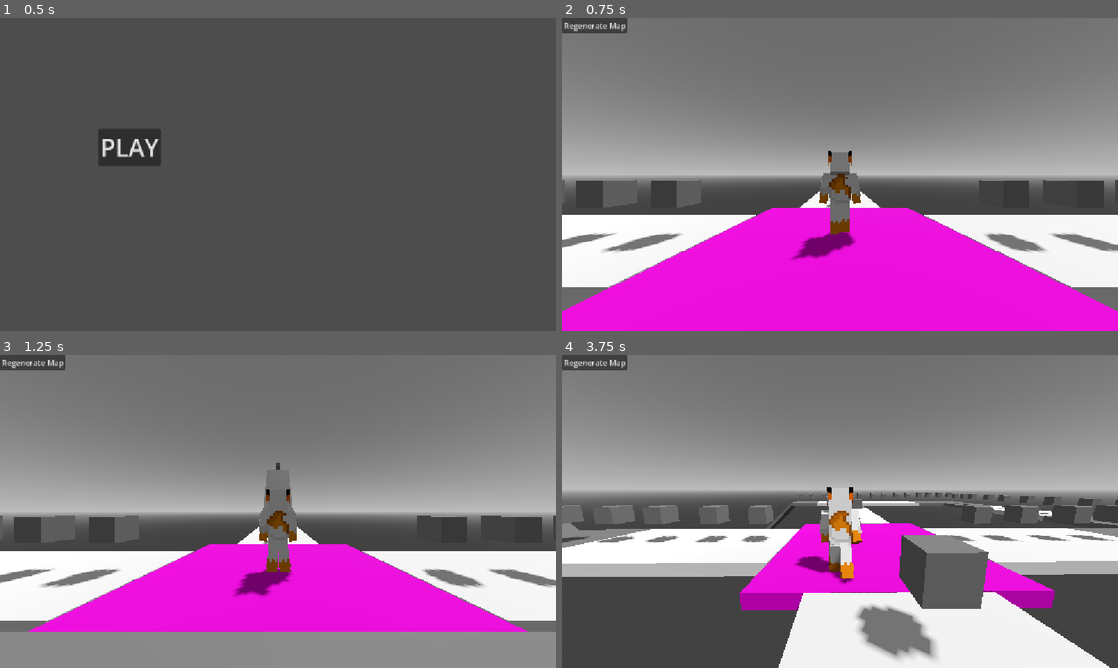
Above: before the commit, frames 1-4 (two rows, left to right).
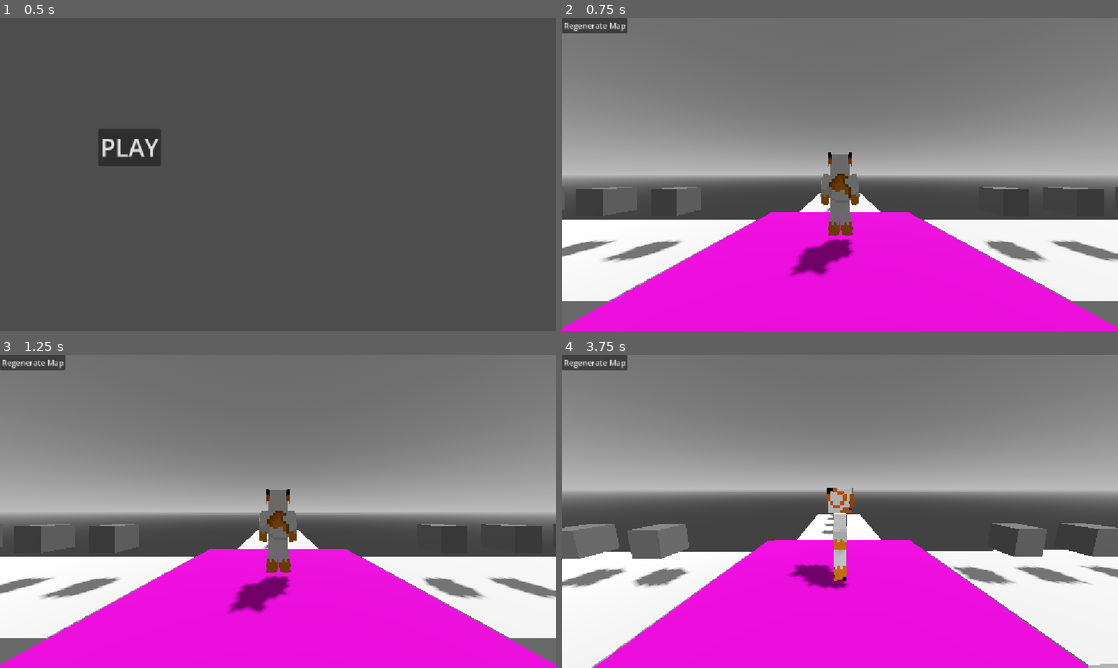
Above: after the commit, the same moments.

Repository: RayTK09/NullscapeFadingWorld
Game: Godot game, scene res://scenes/menu.tscn
Two runs of this game, one before a commit and one after it. Both use one fixed random seed, a clock stepped at 60 frames per second and the inputs below.
Inputs (mouse positions are in pixels of both pictures, inside the frame that each line leads up to):
- Up to frame 1 (0.5 s): no input
- Up to frame 2 (0.75 s): click "PLAY" at 0.5 s
- Up to frame 3 (1.25 s): no input
- Up to frame 4 (3.75 s): click "Regenerate Map" at 1.25 s; tap Enter at 2 s; move the mouse to (962, 495) at 2.02 s; hold D (Right) 2.03-2.78 s; tap N (unlock Mouse) at 2.1 s; click (962, 495) at 2.17 s; tap Space (Jump) at 2.27, 3.02 s; move the mouse to (812, 511) at 2.77 s; hold W (Forward) from 2.78 s (still down); tap Mouse wheel up (zoomIn) at 2.85 s; move the mouse to (851, 505) at 3.52 s; tap Mouse wheel down (zoomOut) at 3.6 s

Frame 1 is identical in both runs. In frame 2, 9.0% of the frame differs, in the area x 0-100%, y 42-100%; in frame 3, 21%; in frame 4, 43%.
Error before the commit: Invalid access to property or key 'process_frame' on a base object of type 'null instance'. (res://scripts/tileScripts/Tile.gd:17)

Commit message:
attempt at adding a tile with multiple connectors

Diff:
--- a/scenes/Tiles/corner_tile_left.tscn
+++ b/scenes/Tiles/corner_tile_left.tscn
@@ -2,6 +2,7 @@
 
 [ext_resource type="Script" uid="uid://82dqv0nxwmix" path="res://scripts/tileScripts/Tile.gd" id="1_kwor3"]
 [ext_resource type="PackedScene" uid="uid://cadmlxx4t8pmk" path="res://scenes/gifts.tscn" id="2_k37gc"]
+[ext_resource type="Script" uid="uid://dj48ufyectjos" path="res://scripts/tileScripts/connectorNode.gd" id="3_clc6f"]
 
 [sub_resource type="BoxShape3D" id="BoxShape3D_k37gc"]
 size = Vector3(2, 1, 1)
@@ -11,6 +12,7 @@
 
 [node name="cornerTileLeft" type="Marker3D" unique_id=415194363]
 script = ExtResource("1_kwor3")
+giftAmount = 7
 
 [node name="control" type="Node3D" parent="." unique_id=1512163282]
 transform = Transform3D(1, 0, 0, 0, 1, 0, 0, 0, 1, 1.52, 0, 0)
@@ -72,5 +74,8 @@
 [node name="gifts7" parent="control/tileGifts" unique_id=1353893875 instance=ExtResource("2_k37gc")]
 transform = Transform3D(0.33333334, 0, 0, 0, 3.3333333, 0, 0, 0, 0.33333334, 1, 3.333, -1.2663332)
 
-[node name="connectorNodeEnd" type="Marker3D" parent="control" unique_id=632943027]
+[node name="connectors" type="Node3D" parent="control" unique_id=2020960232]
+
+[node name="connectorNodeEnd" type="Marker3D" parent="control/connectors" unique_id=632943027]
 transform = Transform3D(-1.3113416e-07, 0, 1, 0, 1, 0, -3, 0, -4.371139e-08, 3.0000005, 0, -4.5)
+script = ExtResource("3_clc6f")
--- a/scenes/Tiles/corner_tile_right.tscn
+++ b/scenes/Tiles/corner_tile_right.tscn
@@ -2,6 +2,7 @@
 
 [ext_resource type="Script" uid="uid://82dqv0nxwmix" path="res://scripts/tileScripts/Tile.gd" id="1_pxwkv"]
 [ext_resource type="PackedScene" uid="uid://cadmlxx4t8pmk" path="res://scenes/gifts.tscn" id="2_v8bcu"]
+[ext_resource type="Script" uid="uid://dj48ufyectjos" path="res://scripts/tileScripts/connectorNode.gd" id="3_6eaxh"]
 
 [sub_resource type="BoxMesh" id="BoxMesh_w4ehi"]
 size = Vector3(2, 1, 1)
@@ -17,6 +18,7 @@
 
 [node name="cornerTileRight" type="Marker3D" unique_id=1958814681]
 script = ExtResource("1_pxwkv")
+giftAmount = 7
 
 [node name="control" type="Node3D" parent="." unique_id=1113723773]
 transform = Transform3D(1, 0, 0, 0, 1, 0, 0, 0, 1, 1.52, 0, 0)
@@ -78,5 +80,8 @@
 [node name="gifts7" parent="control/tileGifts" unique_id=1186003208 instance=ExtResource("2_v8bcu")]
 transform = Transform3D(0.33333334, 0, 0, 0, 3.3333333, 0, 0, 0, 0.33333334, 1, 3.3333333, 1.3000002)
 
-[node name="connectorNodeEnd" type="Marker3D" parent="control" unique_id=1415715723]
+[node name="connectors" type="Node3D" parent="control" unique_id=1673980435]
+
+[node name="connectorNodeEnd" type="Marker3D" parent="control/connectors" unique_id=1415715723]
 transform = Transform3D(-1.3113416e-07, 0, -1, 0, 1, 0, 3, 0, -4.371139e-08, 2.9999995, 0, 4.5)
+script = ExtResource("3_6eaxh")
--- /dev/null
+++ b/scenes/Tiles/plus.tscn
@@ -0,0 +1,51 @@
+[gd_scene format=3 uid="uid://dp8scnhmie28v"]
+
+[ext_resource type="Script" uid="uid://82dqv0nxwmix" path="res://scripts/tileScripts/Tile.gd" id="1_c3dul"]
+[ext_resource type="PackedScene" uid="uid://vbc8ilx2wh25" path="res://assets/plusTile.gltf" id="2_lrsl3"]
+[ext_resource type="Script" uid="uid://dj48ufyectjos" path="res://scripts/tileScripts/connectorNode.gd" id="3_lrsl3"]
+
+[sub_resource type="BoxShape3D" id="BoxShape3D_2qw5g"]
+size = Vector3(9.005154, 0.31346893, 3.001576)
+
+[node name="plus" type="Marker3D" unique_id=1899228530]
+script = ExtResource("1_c3dul")
+giftAmount = 1
+
+[node name="control" type="Node3D" parent="." unique_id=1574876079]
+transform = Transform3D(1, 0, 0, 0, 1, 0, 0, 0, 1, 4.62, 0, 1.5)
+
+[node name="StaticBody3D" type="StaticBody3D" parent="control" unique_id=1004241964]
+
+[node name="blockbench_export" parent="control/StaticBody3D" unique_id=984205732 instance=ExtResource("2_lrsl3")]
+
+[node name="CollisionShape3D" type="CollisionShape3D" parent="control/StaticBody3D" unique_id=824461541]
+transform = Transform3D(1, 0, 0, 0, 1, 0, 0, 0, 1, -0.031806946, -0.00023269653, -1.4999542)
+shape = SubResource("BoxShape3D_2qw5g")
+
+[node name="CollisionShape3D2" type="CollisionShape3D" parent="control/StaticBody3D" unique_id=1475825995]
+transform = Transform3D(-4.371139e-08, 0, -1, 0, 1, 0, 1, 0, -4.371139e-08, -0.0016422272, -0.00023269653, -1.4920063)
+shape = SubResource("BoxShape3D_2qw5g")
+
+[node name="Area3D" type="Area3D" parent="control" unique_id=1354268218]
+
+[node name="CollisionShape3D" type="CollisionShape3D" parent="control/Area3D" unique_id=1172489035]
+transform = Transform3D(1, 0, 0, 0, 1, 0, 0, 0, 1, -0.031806946, -0.00023269653, -1.4999542)
+shape = SubResource("BoxShape3D_2qw5g")
+
+[node name="CollisionShape3D2" type="CollisionShape3D" parent="control/Area3D" unique_id=1380703563]
+transform = Transform3D(-4.371139e-08, 0, -1, 0, 1, 0, 1, 0, -4.371139e-08, -0.0016422272, -0.00023269653, -1.4920063)
+shape = SubResource("BoxShape3D_2qw5g")
+
+[node name="connectors" type="Node3D" parent="control" unique_id=249841995]
+
+[node name="connectorNode" type="Marker3D" parent="control/connectors" unique_id=212192272]
+transform = Transform3D(-4.371139e-08, 0, 1, 0, 1, 0, -1, 0, -4.371139e-08, 0, 0, -6)
+script = ExtResource("3_lrsl3")
+
+[node name="connectorNode2" type="Marker3D" parent="control/connectors" unique_id=1981649903]
+transform = Transform3D(-4.371139e-08, 0, -1, 0, 1, 0, 1, 0, -4.371139e-08, 0, 0, 3.015737)
+script = ExtResource("3_lrsl3")
+
+[node name="connectorNode3" type="Marker3D" parent="control/connectors" unique_id=2340777]
+transform = Transform3D(1, 0, 0, 0, 1, 0, 0, 0, 1, 4.5044527, 0, -1.5)
+script = ExtResource("3_lrsl3")
--- a/scenes/Tiles/slope_down.tscn
+++ b/scenes/Tiles/slope_down.tscn
@@ -1,63 +1,33 @@
 [gd_scene format=3 uid="uid://bdasxtfkgpbm8"]
 
 [ext_resource type="Script" uid="uid://82dqv0nxwmix" path="res://scripts/tileScripts/Tile.gd" id="1_qhslw"]
-[ext_resource type="PackedScene" uid="uid://cadmlxx4t8pmk" path="res://scenes/gifts.tscn" id="2_7851i"]
-
-[sub_resource type="BoxShape3D" id="BoxShape3D_2qs2e"]
-
-[sub_resource type="BoxMesh" id="BoxMesh_qhslw"]
+[ext_resource type="PackedScene" uid="uid://dnq4orpp7tr4t" path="res://assets/slopeUp.gltf" id="2_7851i"]
+[ext_resource type="Script" uid="uid://dj48ufyectjos" path="res://scripts/tileScripts/connectorNode.gd" id="3_yswwv"]
 
 [node name="slopeDown" type="Marker3D" unique_id=207635213]
 script = ExtResource("1_qhslw")
 
-[node name="control" type="Node3D" parent="." unique_id=947473121]
-transform = Transform3D(-3, 0, 2.6226832e-07, 0, 0.3, 0, -2.6226832e-07, 0, -3, 11.3, -6.9, 0)
+[node name="control" type="Node3D" parent="." unique_id=2017383695]
+transform = Transform3D(-3, 0, 2.6226832e-07, 0, 0.3, 0, -2.6226832e-07, 0, -3, 5.867276, -7.3799996, 3.779507e-07)
 
-[node name="StaticBody3D" type="StaticBody3D" parent="control" unique_id=691775594]
-collision_layer = 9
-
-[node name="CollisionShape3D" type="CollisionShape3D" parent="control/StaticBody3D" unique_id=161872631]
-shape = SubResource("BoxShape3D_2qs2e")
-
-[node name="MeshInstance3D" type="MeshInstance3D" parent="control/StaticBody3D" unique_id=844563153]
-mesh = SubResource("BoxMesh_qhslw")
-
-[node name="MeshInstance3D2" type="MeshInstance3D" parent="control/StaticBody3D" unique_id=481933257]
-transform = Transform3D(1, 0, 0, 0, 1, 0, 0, 0, 1, 3.2627025, 23.014471, 2.842171e-14)
-mesh = SubResource("BoxMesh_qhslw")
-
-[node name="MeshInstance3D3" type="MeshInstance3D" parent="control/StaticBody3D" unique_id=709918458]
-transform = Transform3D(2.3334522, -0.07071068, 0, 23.334524, 0.70710677, 0, 0, 0, 1, 1.6315961, 11.511721, 0)
-mesh = SubResource("BoxMesh_qhslw")
-
-[node name="CollisionPolygon3D" type="CollisionPolygon3D" parent="control/StaticBody3D" unique_id=1882459084]
-transform = Transform3D(0.33333334, 0, 0, 0, 3.3333333, 0, 0, 0, 0.33333334, -0.50666666, 0, 0)
-depth = 3.0
-polygon = PackedVector2Array(0.20120755, -0.16135956, 3.0180717, -0.17418177, 9.944593, 6.7275043, 12.606753, 6.7283792, 12.6046505, 7.0838923, 9.821004, 7.0855637, 2.896693, 0.1507084, 0.23580766, 0.1579576)
-
-[node name="Area3D" type="Area3D" parent="control" unique_id=1293291967]
+[node name="Area3D" type="Area3D" parent="control" unique_id=242029952]
 collision_layer = 8
 collision_mask = 8
 
-[node name="CollisionPolygon3D" type="CollisionPolygon3D" parent="control/Area3D" unique_id=2122475085]
-transform = Transform3D(0.33333334, 0, 0, 0, 3.3333333, 0, 0, 0, 0.33333334, -0.50666666, 0, 0)
-depth = 3.0
-polygon = PackedVector2Array(0.20120755, -0.16135956, 3.0180717, -0.17418177, 9.944593, 6.7275043, 12.606753, 6.7283792, 12.6046505, 7.0838923, 9.821004, 7.0855637, 2.896693, 0.1507084, 0.23580766, 0.1579576)
+[node name="CollisionPolygon3D" type="CollisionPolygon3D" parent="control/Area3D" unique_id=843107191]
+polygon = PackedVector2Array(-0.5062517, -0.5189962, -0.2834927, -0.52931106, 1.7814813, 24.084044, 1.9448438, 24.081171, 1.944464, 25.115921, 1.7191684, 25.077116, -0.3190067, 0.5258388, -0.5067048, 0.5209969)
 
-[node name="connectorNodeEnd" type="Marker3D" parent="control" unique_id=74496308]
-transform = Transform3D(-0.16666667, 0, 2.9140926e-08, 0, 3.3333333, 0, -1.4570463e-08, 0, -0.33333334, -0.5001043, -2.0563602e-06, 0)
+[node name="StaticBody3D" type="StaticBody3D" parent="control" unique_id=2070919530]
+collision_layer = 9
 
-[node name="tileGifts" type="Node3D" parent="control" unique_id=325061135]
-transform = Transform3D(0.33333334, 0, -1.7763568e-15, 0, 3.3333333, 0, 1.7763568e-15, 0, 0.33333334, -0.5373335, -0.33333206, -3.2894275e-07)
+[node name="CollisionPolygon3D" type="CollisionPolygon3D" parent="control/StaticBody3D" unique_id=1456327218]
+polygon = PackedVector2Array(-0.5062517, -0.5189962, -0.2834927, -0.52931106, 1.7814813, 24.084044, 1.9448438, 24.081171, 1.944464, 25.115921, 1.7191684, 25.077116, -0.3190067, 0.5258388, -0.5067048, 0.5209969)
 
-[node name="gifts" parent="control/tileGifts" unique_id=1537245553 instance=ExtResource("2_7851i")]
-transform = Transform3D(1, 0, 0, 0, 1, 0, 0, 0, 1, 0.8, 1, 0)
+[node name="blockbench_export" parent="control/StaticBody3D" unique_id=1258998573 instance=ExtResource("2_7851i")]
+transform = Transform3D(-1.4570463e-08, 0, -0.33333334, 0, 3.3333333, 0, 0.33333334, 0, -1.4570463e-08, 0.49333334, 0, 4.371139e-08)
 
-[node name="gifts2" parent="control/tileGifts" unique_id=1920930266 instance=ExtResource("2_7851i")]
-transform = Transform3D(1, 0, 0, 0, 1, 0, 0, 0, 1, 2.1000001, 1, 0)
+[node name="connectors" type="Node3D" parent="control" unique_id=2013454835]
 
-[node name="gifts3" parent="control/tileGifts" unique_id=145606232 instance=ExtResource("2_7851i")]
-transform = Transform3D(1, 0, 0, 0, 1, 0, 0, 0, 1, 10.8, 8, 0)
-
-[node name="gifts4" parent="control/tileGifts" unique_id=1521223333 instance=ExtResource("2_7851i")]
-transform = Transform3D(1, 0, 0, 0, 1, 0, 0, 0, 1, 12.1, 8, 0)
+[node name="connectorNodeEnd" type="Marker3D" parent="control/connectors" unique_id=792238572]
+transform = Transform3D(-0.16666667, 0, 2.914093e-08, 0, 3.3333333, 0, -1.4570465e-08, 0, -0.33333334, -0.50662684, -0.06666374, 0)
+script = ExtResource("3_yswwv")
--- a/scenes/Tiles/slope_up.tscn
+++ b/scenes/Tiles/slope_up.tscn
@@ -1,58 +1,33 @@
 [gd_scene format=3 uid="uid://cwow00f5f5bll"]
 
 [ext_resource type="Script" uid="uid://82dqv0nxwmix" path="res://scripts/tileScripts/Tile.gd" id="1_7qngv"]
-[ext_resource type="PackedScene" uid="uid://cadmlxx4t8pmk" path="res://scenes/gifts.tscn" id="2_jksjk"]
-
-[sub_resource type="BoxMesh" id="BoxMesh_jepo1"]
+[ext_resource type="PackedScene" uid="uid://dnq4orpp7tr4t" path="res://assets/slopeUp.gltf" id="2_jksjk"]
+[ext_resource type="Script" uid="uid://dj48ufyectjos" path="res://scripts/tileScripts/connectorNode.gd" id="3_m63r3"]
 
 [node name="slopeUp" type="Marker3D" unique_id=1059435249]
 script = ExtResource("1_7qngv")
 
 [node name="control" type="Node3D" parent="." unique_id=220931625]
-transform = Transform3D(3, 0, 0, 0, 0.3, 0, 0, 0, 3, 1.52, 0, 0)
-
-[node name="StaticBody3D" type="StaticBody3D" parent="control" unique_id=1028936640]
-collision_layer = 9
-
-[node name="MeshInstance3D" type="MeshInstance3D" parent="control/StaticBody3D" unique_id=376316207]
-mesh = SubResource("BoxMesh_jepo1")
-
-[node name="MeshInstance3D2" type="MeshInstance3D" parent="control/StaticBody3D" unique_id=1120888511]
-transform = Transform3D(2.3334522, -0.07071068, 0, 23.334524, 0.70710677, 0, 0, 0, 1, 1.6315961, 11.511721, 0)
-mesh = SubResource("BoxMesh_jepo1")
-
-[node name="MeshInstance3D3" type="MeshInstance3D" parent="control/StaticBody3D" unique_id=1607791606]
-transform = Transform3D(1, 0, 0, 0, 1, 0, 0, 0, 1, 3.2627025, 23.03494, 0)
-mesh = SubResource("BoxMesh_jepo1")
-
-[node name="CollisionPolygon3D" type="CollisionPolygon3D" parent="control/StaticBody3D" unique_id=562400175]
-transform = Transform3D(0.33333334, 0, 0, 0, 3.3333333, 0, 0, 0, 0.33333334, -0.50666666, 0, 0)
-depth = 3.0
-polygon = PackedVector2Array(0.20120755, -0.16135956, 3.0180717, -0.17418177, 9.944593, 6.7275043, 12.606753, 6.7283792, 12.6046505, 7.0838923, 9.821004, 7.0855637, 2.896693, 0.1507084, 0.23580766, 0.1579576)
+transform = Transform3D(3, 0, 0, 0, 0.3, 0, 0, 0, 3, 1.544024, 0, 0)
 
 [node name="Area3D" type="Area3D" parent="control" unique_id=312946621]
 collision_layer = 8
 collision_mask = 8
 
-[node name="CollisionPolygon3D" type="CollisionPolygon3D" parent="control/Area3D" unique_id=1151867861]
-transform = Transform3D(0.33333334, 0, 0, 0, 3.3333333, 0, 0, 0, 0.33333334, -0.50666666, 0, 0)
-depth = 3.0
-polygon = PackedVector2Array(0.20120755, -0.16135956, 3.0180717, -0.17418177, 9.944593, 6.7275043, 12.606753, 6.7283792, 12.6046505, 7.0838923, 9.821004, 7.0855637, 2.896693, 0.1507084, 0.23580766, 0.1579576)
+[node name="CollisionPolygon3D" type="CollisionPolygon3D" parent="control/Area3D" unique_id=1571801890]
+polygon = PackedVector2Array(-0.5062517, -0.5189962, -0.2834927, -0.52931106, 1.7814813, 24.084044, 1.9448438, 24.081171, 1.944464, 25.115921, 1.7191684, 25.077116, -0.3190067, 0.5258388, -0.5067048, 0.5209969)
 
-[node name="connectorNodeEnd" type="Marker3D" parent="control" unique_id=368382949]
-transform = Transform3D(0.16666667, 0, 0, 0, 3.3333333, 0, 0, 0, 0.33333334, 3.7625449, 22.999998, 0)
+[node name="StaticBody3D" type="StaticBody3D" parent="control" unique_id=1923403821]
+collision_layer = 9
 
-[node name="tileGifts" type="Node3D" parent="control" unique_id=720630318]
-transform = Transform3D(0.33333334, 0, 0, 0, 3.3333333, 0, 0, 0, 0.33333334, -0.5, 0, 0)
+[node name="CollisionPolygon3D" type="CollisionPolygon3D" parent="control/StaticBody3D" unique_id=1852695615]
+polygon = PackedVector2Array(-0.5062517, -0.5189962, -0.2834927, -0.52931106, 1.7814813, 24.084044, 1.9448438, 24.081171, 1.944464, 25.115921, 1.7191684, 25.077116, -0.3190067, 0.5258388, -0.5067048, 0.5209969)
 
-[node name="gifts" parent="control/tileGifts" unique_id=1537245553 instance=ExtResource("2_jksjk")]
-transform = Transform3D(1, 0, 0, 0, 1, 0, 0, 0, 1, 0.8, 1, 0)
+[node name="blockbench_export" parent="control/StaticBody3D" unique_id=1492665683 instance=ExtResource("2_jksjk")]
+transform = Transform3D(-1.4570463e-08, 0, -0.33333334, 0, 3.3333333, 0, 0.33333334, 0, -1.4570463e-08, 0.49333334, 0, 4.371139e-08)
 
-[node name="gifts2" parent="control/tileGifts" unique_id=1794732865 instance=ExtResource("2_jksjk")]
-transform = Transform3D(1, 0, 0, 0, 1, 0, 0, 0, 1, 2.1000001, 1, 0)
+[node name="connectors" type="Node3D" parent="control" unique_id=1035025006]
 
-[node name="gifts3" parent="control/tileGifts" unique_id=42372755 instance=ExtResource("2_jksjk")]
-transform = Transform3D(1, 0, 0, 0, 1, 0, 0, 0, 1, 10.8, 8, 0)
-
-[node name="gifts4" parent="control/tileGifts" unique_id=1391450635 instance=ExtResource("2_jksjk")]
-transform = Transform3D(1, 0, 0, 0, 1, 0, 0, 0, 1, 12.1, 8, 0)
+[node name="connectorNodeEnd" type="Marker3D" parent="control/connectors" unique_id=368382949]
+transform = Transform3D(0.16666667, 0, 0, 0, 3.3333333, 0, 0, 0, 0.33333334, 1.9453243, 24.600002, 0)
+script = ExtResource("3_m63r3")
--- a/scenes/Tiles/straightTile.tscn
+++ b/scenes/Tiles/straightTile.tscn
@@ -3,6 +3,7 @@
 [ext_resource type="Script" uid="uid://82dqv0nxwmix" path="res://scripts/tileScripts/Tile.gd" id="1_le08w"]
 [ext_resource type="PackedScene" uid="uid://p0gxfv2i60ex" path="res://assets/straightTile.gltf" id="2_bmdr2"]
 [ext_resource type="PackedScene" uid="uid://cadmlxx4t8pmk" path="res://scenes/gifts.tscn" id="2_ds77n"]
+[ext_resource type="Script" uid="uid://dj48ufyectjos" path="res://scripts/tileScripts/connectorNode.gd" id="4_3n3u7"]
 
 [sub_resource type="BoxShape3D" id="BoxShape3D_78ya6"]
 size = Vector3(6, 0.30996093, 3)
@@ -42,8 +43,11 @@
 [node name="gifts3" parent="control/tileGifts" unique_id=1329220183 instance=ExtResource("2_ds77n")]
 transform = Transform3D(0.16666667, 0, 0, 0, 3.3333333, 0, 0, 0, 0.33333334, -0.13333333, 3.3333333, 0)
 
-[node name="connectorNodeEnd" type="Marker3D" parent="control" unique_id=1425986409]
+[node name="gifts4" parent="control/tileGifts" unique_id=1879347988 instance=ExtResource("2_ds77n")]
+transform = Transform3D(0.16666667, 0, 0, 0, 3.3333333, 0, 0, 0, 0.33333334, -0.36666662, 3.3333333, 0)
+
+[node name="connectors" type="Node3D" parent="control" unique_id=2107940496]
+
+[node name="connectorNodeEnd" type="Marker3D" parent="control/connectors" unique_id=1425986409]
 transform = Transform3D(1, 0, 0, 0, 1, 0, 0, 0, 1, 2.9964857, -7.450581e-09, -0.00039118528)
-
-[node name="gifts4" parent="control/connectorNodeEnd" unique_id=1879347988 instance=ExtResource("2_ds77n")]
-transform = Transform3D(1, 0, 0, 0, 1, 0, 0, 0, 1, -5.1964855, 1, 0.00039118528)
+script = ExtResource("4_3n3u7")
--- a/scenes/player.tscn
+++ b/scenes/player.tscn
@@ -7,6 +7,8 @@
 
 [node name="Player" type="CharacterBody3D" unique_id=1641364127]
 collision_layer = 6
+floor_max_angle = 0.9599311
+floor_snap_length = 0.3
 script = ExtResource("1_3vyb7")
 
 [node name="CollisionShape3D" type="CollisionShape3D" parent="." unique_id=305454600]
--- a/scripts/spawn.gd
+++ b/scripts/spawn.gd
@@ -9,6 +9,7 @@
 @onready var cornerTileLeft = preload("res://scenes/Tiles/corner_tile_left.tscn")
 @onready var slopeUp = preload("res://scenes/Tiles/slope_up.tscn")
 @onready var slopeDown = preload("res://scenes/Tiles/slope_down.tscn")
+@onready var plus = preload("res://scenes/Tiles/plus.tscn")
 @onready var activeTiles := $activeTiles
 @onready var globals : global = get_node("/root/Global")
 @onready var beacon := $spawnTile/beacon
@@ -37,46 +38,58 @@
 		spawners[i].add_child(straightTile.instantiate())
 		var tiles = spawners[i].get_children()
 	maxGifts += 16
+	player.stop = true
 
 	beacon.monitoring = false
 
 
 # Called every frame. 'delta' is the elapsed time since the previous frame.
-func _process(delta: float) -> void:
+func _physics_process(delta: float) -> void:
 	if globals.collectedGifts == maxGifts:
 		beacon.visible = true
 		beacon.monitoring = true
 	#spawn tiles
 	if tilesSpawned == tileLimit:
 		spawnTiles.stop()
+		player.stop = false
+
 
 func placeTiles(spawner):
-	var tiles : Array
-	tiles = spawner.get_children()
-	var connectingTile = tiles[tiles.size() - 1]
+	var tiles = spawner.get_children()
+	var chooseTile = rng.randi_range(0, tiles.size() - 1)
+	var connectingTile = tiles[chooseTile]
+	var connectorPoint : int
+	for i in connectingTile.connectors.size():
+		if !connectingTile.connectors[i].isConnected:
+			connectingTile.connectors[i].isConnected = true
+			connectorPoint = i
+			print(connectingTile.connectors[i].isConnected)
+			break
+
+	if connectingTile.connectors[connectorPoint].isConnected:
+		tilesSpawned -= 1
+		return
+
 	#choose a tile type to use
-	var chooseTileType = rng.randi_range(0, 100)
+	var chooseTileType = rng.randi_range(0, 120)
 	if chooseTileType <= 40:
 		spawner.add_child(straightTile.instantiate())
-		maxGifts += 4
 	elif chooseTileType > 40 and chooseTileType <= 55:
 		spawner.add_child(cornerTileLeft.instantiate())
-		maxGifts += 7
 	elif chooseTileType > 55 and chooseTileType <= 70:
 		spawner.add_child(cornerTileRight.instantiate())
-		maxGifts += 7
 	elif chooseTileType > 70 and chooseTileType <= 85:
 		spawner.add_child(slopeUp.instantiate())
-		maxGifts += 4
-	elif chooseTileType > 85:
+	elif chooseTileType > 85 and chooseTileType <= 110:
 		spawner.add_child(slopeDown.instantiate())
-		maxGifts += 4
+	elif chooseTileType > 110:
+		spawner.add_child(plus.instantiate())
 
 	tiles = spawner.get_children()
 	var newTile = tiles.get(tiles.size() - 1)
-	connectingTile.connected += 1
-	newTile.global_position = connectingTile.connectorEnd.global_position
-	newTile.global_rotation = connectingTile.connectorEnd.global_rotation
+	maxGifts += newTile.giftAmount
+	newTile.global_position = connectingTile.connectors[connectorPoint].global_position
+	newTile.global_rotation = connectingTile.connectors[connectorPoint].global_rotation
 
 
 
@@ -95,7 +108,7 @@
 
 func _on_spawn_platforms_timeout() -> void:
 	tilesSpawned += 1
-	print(tilesSpawned)
+	#print(tilesSpawned)
 	var chooseStarting = rng.randi_range(1, 4)
 	match chooseStarting:
 		1:
--- a/scripts/tileScripts/Tile.gd
+++ b/scripts/tileScripts/Tile.gd
@@ -1,22 +1,18 @@
 extends Node3D
 
-@onready var connectorEnd : Marker3D = $control/connectorNodeEnd
+@onready var connectors := $control/connectors.get_children()
 @onready var Collision := $control/Area3D
-@onready var tileGifts := $control/tileGifts
 @onready var checkCollision := $control/Area3D
 
-@export var connectionPoints := 1
-@export var connected := 0
-@export var giftAmount : int
+@export var giftAmount : int = 0
 
 var rng = RandomNumberGenerator.new()
 
 func _ready() -> void:
-	await get_tree().process_frame
-	await get_tree().process_frame
-	await get_tree().process_frame
-	await get_tree().process_frame
-	await get_tree().process_frame
+	#this is jank, but it works
+	#so it WAS frame dependant. but physics process has fixed it
+	await get_tree().physics_frame
+	await get_tree().physics_frame
 	var getCollisions = checkCollision.get_overlapping_bodies()
 	if len(getCollisions) > 1:
 		print("tile removed")
--- /dev/null
+++ b/scripts/tileScripts/connectorNode.gd
@@ -0,0 +1,4 @@
+extends Marker3D
+class_name connector
+
+@export var isConnected := false
Not shown, added: assets/cornerTileLeft.gltf
Not shown, added: assets/cornerTileLeft.gltf.import
Not shown, added: assets/cornerTileRight.gltf
Not shown, added: assets/cornerTileRight.gltf.import
Not shown, added: assets/plusTile.gltf
Not shown, added: assets/plusTile.gltf.import
Not shown, added: assets/slopeUp.gltf
Not shown, added: assets/slopeUp.gltf.import
Not shown, added: scripts/tileScripts/connectorNode.gd.uid
